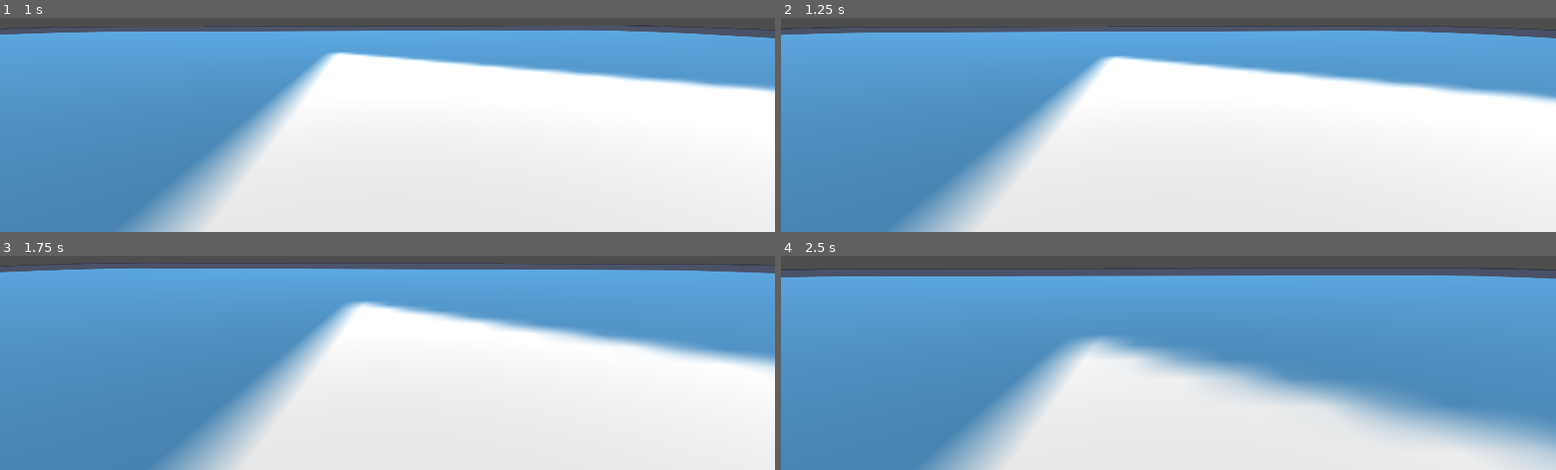
Above: before the commit, frames 1-4 (two rows, left to right).
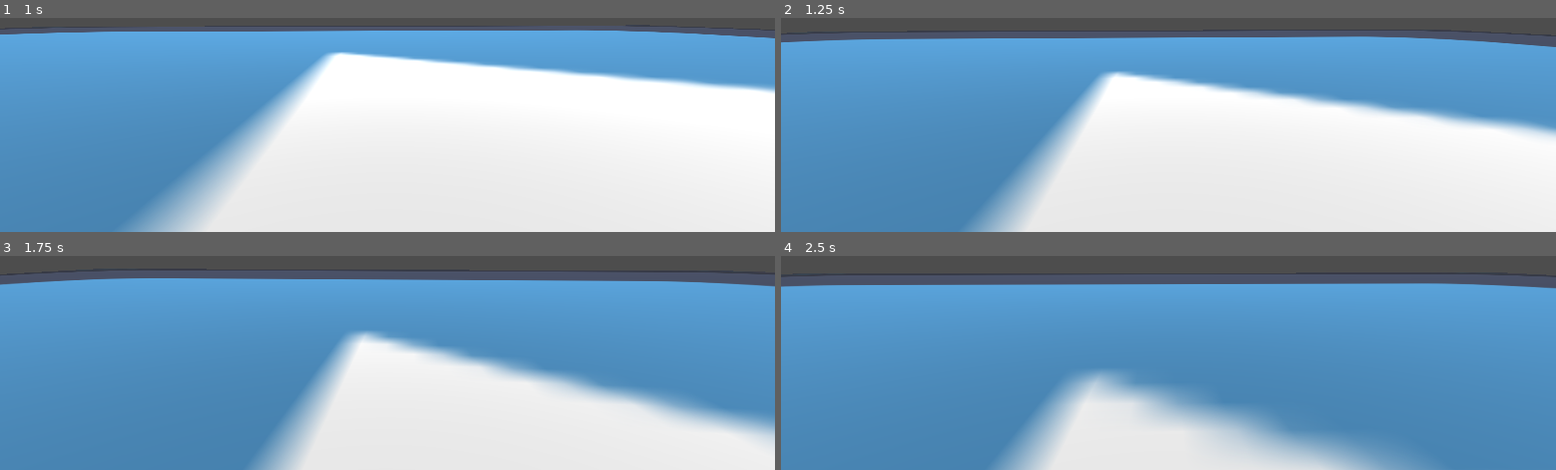
Above: after the commit, the same moments.

Repository: Norodix/SecretCaster
Game: Godot game, scene res://world.tscn
The game is run twice, just before and just after one commit, with the same random seed, the same clock (stepped at 60 frames per second) and the same inputs. The engine's default icon, where the game draws it, is replaced by a stand-in: a white triangle on a blue panel in a dark square.
Inputs (mouse positions are in pixels of both pictures, inside the frame that each line leads up to):
- Up to frame 1 (1 s): move the mouse to (outside the picture) at 0.52 s; hold W (forwards) from 0.53 s (still down); click (outside the picture) at 0.6 s; tap Space (jump) at 0.77, 0.8 s
- Up to frame 2 (1.25 s): keep holding W (forwards); tap Space (jump) at 1.07 s
- Up to frame 3 (1.75 s): keep holding W (forwards); move the mouse to (outside the picture) at 1.27 s; tap Space (jump) at 1.35, 1.52 s; click (outside the picture) at 1.55 s
- Up to frame 4 (2.5 s): keep holding W (forwards); tap Space (jump) at 1.82, 2.3 s; move the mouse to (outside the picture) at 2.02 s; click (outside the picture) at 2.1 s

Frame 1 is identical in both runs. In frame 2, 21% of the frame differs, in the area x 0-100%, y 4-100%; in frame 3, 31%; in frame 4, 33%, in the area x 0-100%, y 5-100%.

Commit message:
Add player cooldown

Diff:
--- a/src/player.gd
+++ b/src/player.gd
@@ -12,6 +12,8 @@
 var historysize = 10
 
 var activespell = null
+const cooldown_time_ms = 2000
+var last_activate = - cooldown_time_ms * 1000
 
 func _ready() -> void:
 	Input.mouse_mode = Input.MOUSE_MODE_CAPTURED
@@ -24,6 +26,9 @@
 
 	vy -= 10 * delta # gravity
 	vy *= 0.9999
+
+	if Input.is_action_just_pressed("jump") and is_on_floor():
+		vy += 5
 
 	if inputvector.length() < 0.1:
 		vh *= vh_damping
@@ -49,8 +54,12 @@
 				print("Selecting: " + spell.name)
 
 	if Input.is_action_just_pressed("use_spell") and activespell != null:
-		if activespell.has_method("use_spell"):
-			activespell.use_spell(self)
+		if Time.get_ticks_msec() < last_activate + cooldown_time_ms:
+			print("Spells on cooldown")
+		else:
+			if activespell.has_method("use_spell"):
+				activespell.use_spell(self)
+				last_activate = Time.get_ticks_msec()
 
 	return
 
